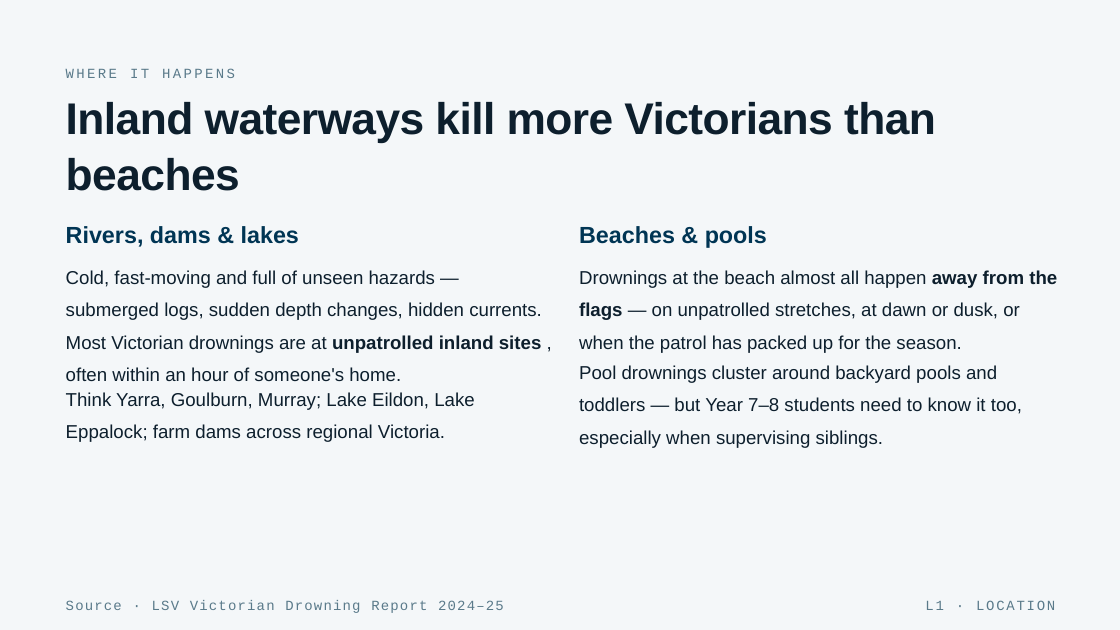
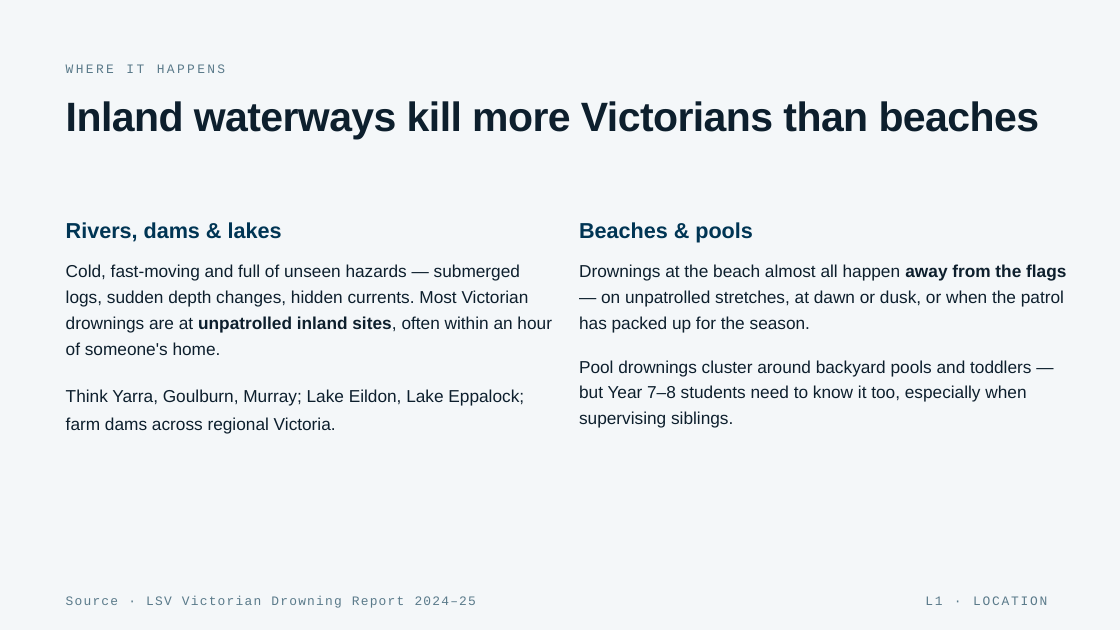
Before and after one commit to Emilie-Harrison/swim-water-safety, a slide deck: slide 7 of Swim_Water_Safety_Years_7-8.pptx. Drawn at 1120x630 pixels with LibreOffice and Linux fonts; fonts in the diff are those of the drawing. Boxes give left, top, right and bottom in pixels: in the first picture for what was removed or moved away, otherwise in the second. Text is boxed around its words. In the diff, an @@ line names an element or a change of style, - is before the commit and + after.

```diff
--- a/Swim_Water_Safety_Years_7-8.pptx
+++ b/Swim_Water_Safety_Years_7-8.pptx
@@ text "Inland waterways kill more Victorians ..." at (x1=66, y1=101, x2=1040, y2=139): size 57 to 52.7 pt @@
@@ text "Rivers, dams & lakes" at (x1=66, y1=222, x2=282, y2=242): size 30 to 27.8 pt; line spacing 1.4 to 1.3 @@
@@ text "Beaches & pools" at (x1=579, y1=222, x2=753, y2=243): size 30 to 27.8 pt; line spacing 1.4 to 1.3 @@
@@ text at (x1=66, y1=264, x2=552, y2=355): text changed; size 24 to 22.2 pt @@
-Cold, fast-moving and full of unseen hazards — submerged logs, sudden depth changes, hidden currents. Most Victorian drownings are at unpatrolled inland sites , often within an hour of someone's home.
+Cold, fast-moving and full of unseen hazards — submerged logs, sudden depth changes, hidden currents. Most Victorian drownings are at unpatrolled inland sites, often within an hour of someone's home.
@@ text "Drownings at the beach almost ..." at (x1=579, y1=264, x2=1066, y2=333): size 24 to 22.2 pt; line spacing 1.45 to 1.25 @@
@@ text "Pool drownings cluster around backyard ..." at (x1=579, y1=360, x2=1031, y2=428): size 24 to 22.2 pt; line spacing 1.45 to 1.25 @@
@@ text "Think Yarra, Goulburn, Murray; Lake ..." at (x1=66, y1=389, x2=524, y2=434): size 24 to 22.2 pt; line spacing 1.45 to 1.35 @@
@@ size 18 to 16.6 pt; line spacing 1.4 to 1.2 in 3 elements at (x1=66, y1=64, x2=225, y2=73), (x1=66, y1=596, x2=476, y2=608), (x1=925, y1=596, x2=1047, y2=605) @@
```
Also in this commit, not shown: 40 other slides changed, 4 other files.
